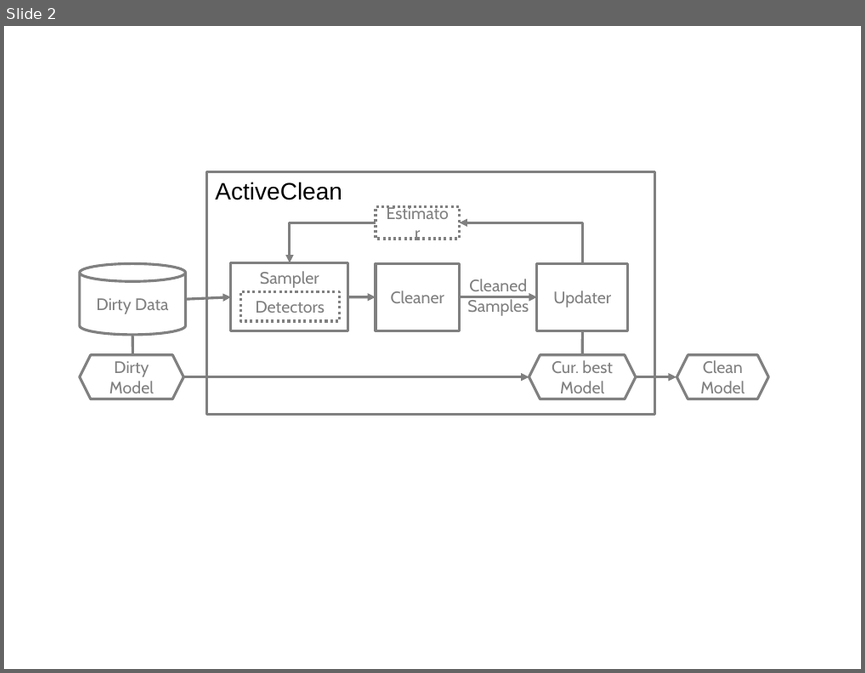
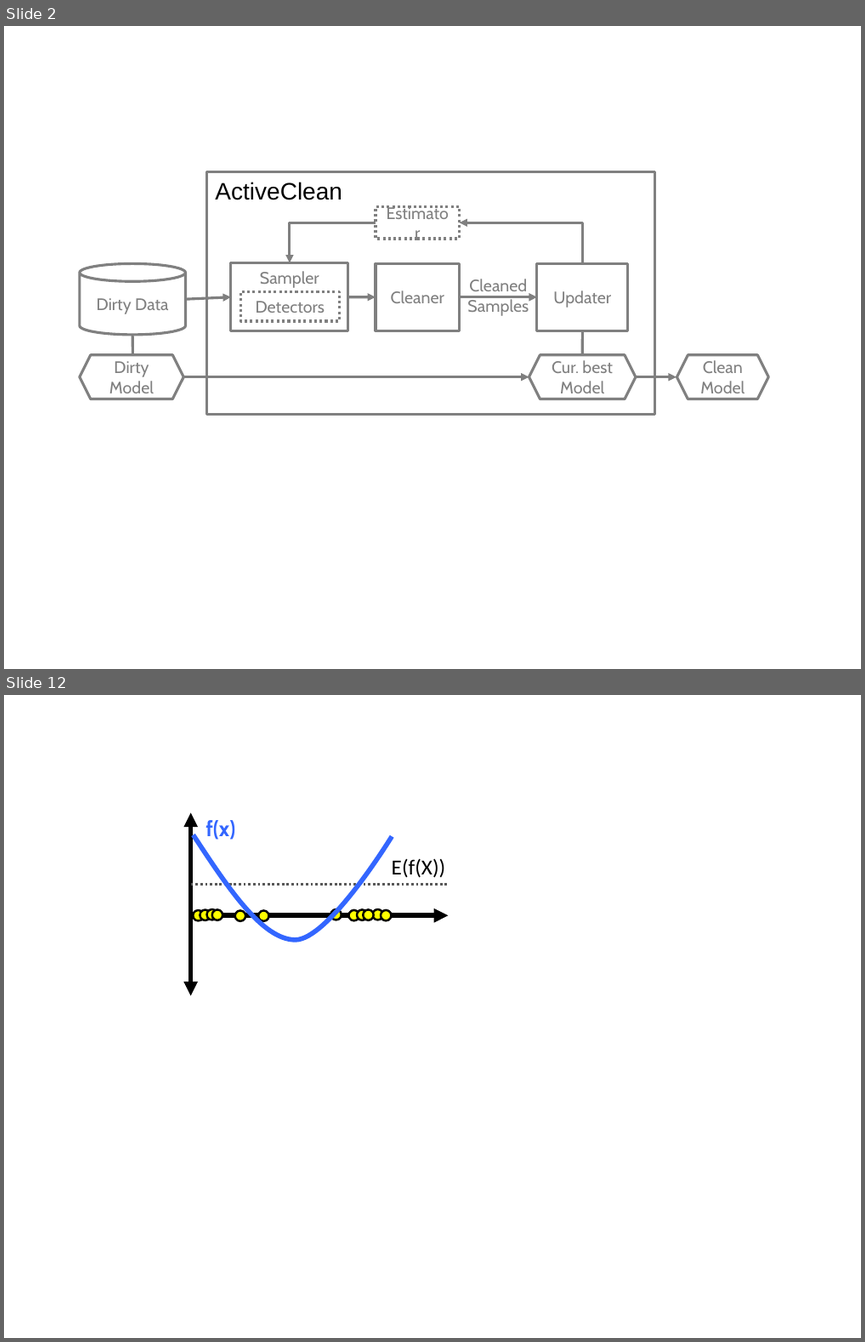
Before and after one commit to sjyk/sampleml, a slide deck: figs/figs.pptx. Shown one above the other, each under a label of ours: slide 2 before the commit, slides 2 and 12 after it; the slides between them are not shown. The pictures are 865x673 and 865x1342 pixels, drawn with LibreOffice and Linux fonts; fonts in the diff are those of the drawing. Boxes give left, top, right and bottom in pixels: in the first picture for what was removed or moved away, otherwise in the second. Text is boxed around its words. In the diff, an @@ line names an element or a change of style, - is before the commit and + after.

```diff
--- a/figs/figs.pptx
+++ b/figs/figs.pptx
@@ slide 12 added at [4, 695, 861, 1338], background #FFFFFF @@
@@ group added at [191, 812, 448, 996]: 12 ellipses, 2 texts, 1 arrow, 1 double arrow, 1 line @@
+E(f(X))
+f(x)
@@ freeform shape added at [194, 834, 392, 939], outline #3366FF 4 pt @@
```
Also in this commit, not shown: 11 other slides added, 4 other files.
